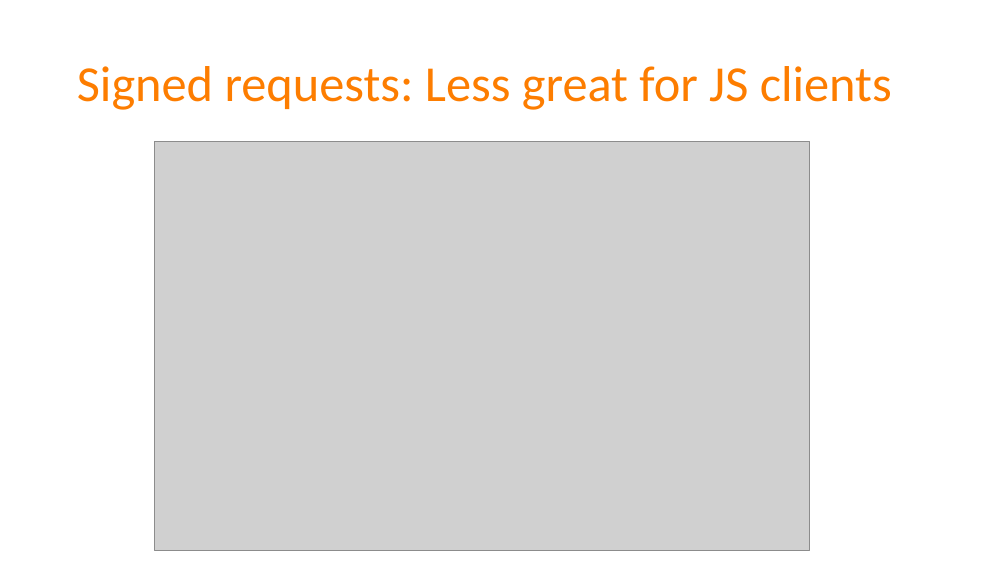
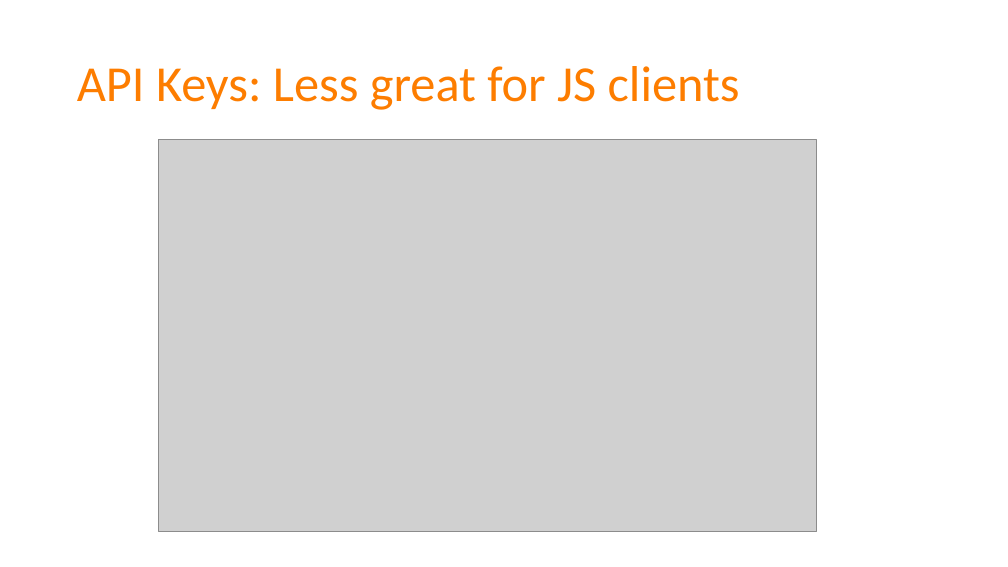
Before and after one commit to spetryjohnson/Securing-Your-API-Endpoints, a slide deck: slide 38 of Securing Your API Endpoints.pptx (slide 39 before the commit). Drawn at 1008x567 pixels with LibreOffice and Linux fonts; fonts in the diff are those of the drawing; grey boxes stand for pictures. Boxes give left, top, right and bottom in pixels: in the first picture for what was removed or moved away, otherwise in the second. Text is boxed around its words. In the diff, an @@ line names an element or a change of style, - is before the commit and + after.

```diff
--- a/Securing Your API Endpoints.pptx
+++ b/Securing Your API Endpoints.pptx
@@ title at [77, 66, 740, 110]: text changed @@
-Signed requests: Less great for JS clients
+API Keys: Less great for JS clients
@@ picture: place and size @@
-picture at [154, 141, 810, 551]
+picture at [159, 140, 817, 532]
```
Also in this commit, not shown: 3 other slides changed, 1 slide added, 1 slide removed, 1 other file.
